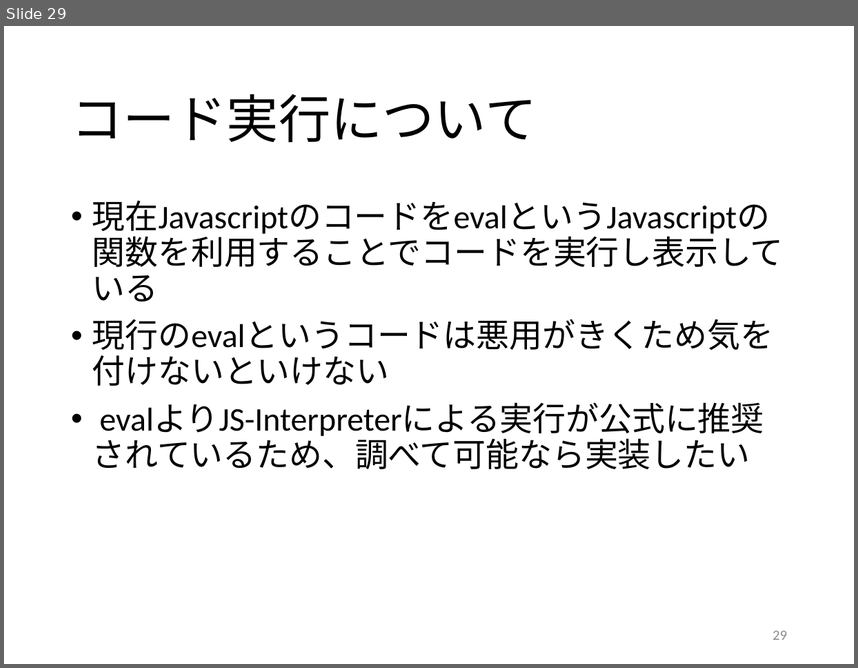
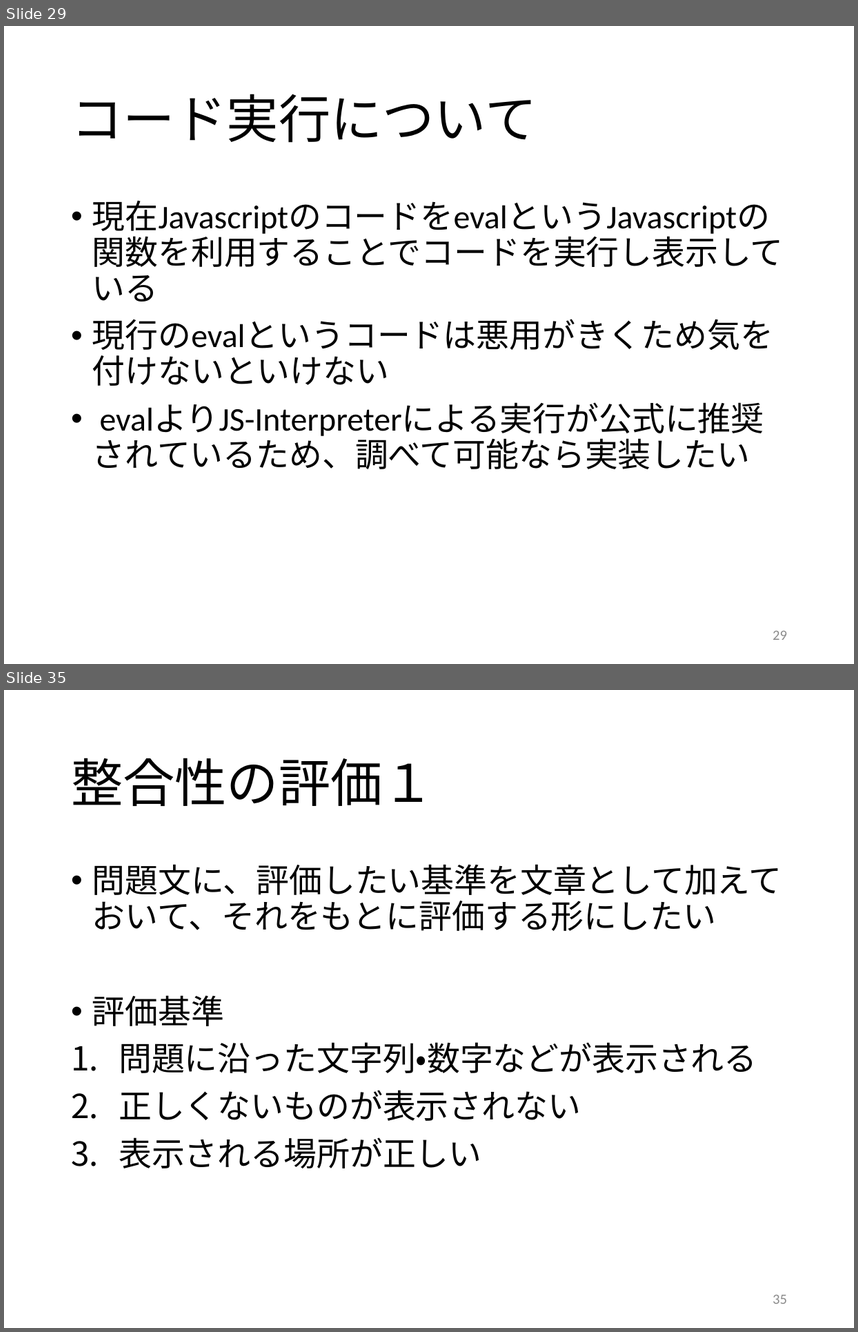
Before and after one commit to kait-takanolab/1821121-shimaoka-thesis, a slide deck: 1821121_shimaoka_sotsuken.pptx. Shown one above the other, each under a label of ours: slide 29 before the commit, slides 29 and 35 after it; the slides between them are not shown. The pictures are 858x668 and 858x1332 pixels, drawn with LibreOffice and Linux fonts; fonts in the diff are those of the drawing. Boxes give left, top, right and bottom in pixels: in the first picture for what was removed or moved away, otherwise in the second. Text is boxed around its words. In the diff, an @@ line names an element or a change of style, - is before the commit and + after.

```diff
--- a/1821121_shimaoka_sotsuken.pptx
+++ b/1821121_shimaoka_sotsuken.pptx
@@ slide 35 added at (4,690,854,1328), background #FFFFFF @@
@@ title added at (71,758,435,806), 44 pt, text #000000 @@
+整合性の評価１
@@ text added at (92,864,782,1168), 28 pt, text #000000 @@
+• 問題文に、評価したい基準を文章として加えておいて、それをもとに評価する形にしたい
+• 評価基準
+1. 問題に沿った文字列・数字などが表示される
+2. 正しくないものが表示されない
+3. 表示される場所が正しい
@@ page number added at (773,1294,787,1303), 12 pt, text #8C8C8C @@
+35
```
Also in this commit, not shown: 2 slides changed, 8 other slides added.
